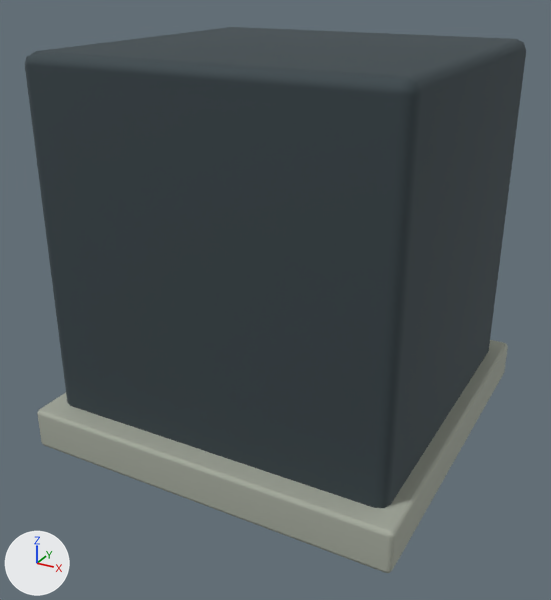
The glTF model godot/campaign/art/structures/gate-base-0.glb as it was, and as the next commit left it.
The view is the same before and after, from a 50 mm camera at (0.87, -1.674, 1.162) aimed at (-0.011, -0.073, 0.361). Lighting does not change. The marker at lower left points along +X, +Y and +Z. The first picture is the older version. Where no turn or scale is listed for an object, it has been applied to the vertices. Vertices at exactly the same position are counted once.

Objects in the first picture: 'gate_0', 'gate_1'.
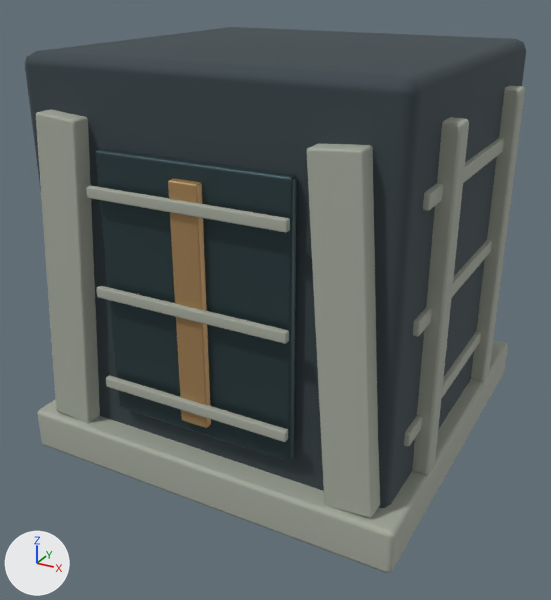
Location of each change, (x1, y1, x2, y2) in pixels of the pictures (551 x 600 px):
'gate_1', reshaped: before (37, 340, 508, 573); after (36, 85, 525, 573)
'gate_2', reshaped (not visible before): after (95, 149, 297, 461)
'gate_3', reshaped (not visible before): after (168, 178, 211, 428)
part 1 of me_cube_001, added: after (36, 109, 100, 423)
part 2 of me_cube_001, added: after (307, 143, 380, 518)
part 3 of me_cube_001, added: after (106, 376, 288, 442)
part 4 of me_cube_001, added: after (97, 286, 289, 344)
part 5 of me_cube_001, added: after (86, 186, 290, 233)
part 6 of me_cube_001, added: after (404, 85, 525, 475)

The change in detail:
me_cube_001 is used by ob_gate_1; location (0.0, 0.0, 0.0).
me_cube_001 had 336 vertices, 648 faces and spanned x -0.49..0.49, y -0.49..0.49, z 0.0..0.874.
me_cube_001 now has 1176 vertices, 2268 faces and spans x -0.49..0.49, y -0.49..0.49, z 0.0..0.895.
me_cube_001 part 1: the loose piece of 56 vertices spanning x -0.434..-0.269, y 0.413..0.473, z 0.106..0.874 is copied, and the copy is moved by (0.0, -0.886, 0.0); it spans x -0.434..-0.269, y -0.473..-0.413, z 0.106..0.874.
me_cube_001 part 2: the loose piece of 56 vertices spanning x 0.269..0.434, y 0.413..0.473, z 0.106..0.874 is copied, and the copy is moved by (0.0, -0.886, 0.0); it spans x 0.269..0.434, y -0.473..-0.413, z 0.106..0.874.
me_cube_001 part 3: the loose piece of 56 vertices spanning x -0.24..0.24, y 0.472..0.488, z 0.248..0.273 is copied, and the copy is moved by (0.0, -0.96, 0.0); it spans x -0.24..0.24, y -0.488..-0.472, z 0.247..0.272.
me_cube_001 part 4: the loose piece of 56 vertices spanning x -0.24..0.24, y 0.472..0.488, z 0.478..0.503 is copied, and the copy is moved by (0.0, -0.96, 0.0); it spans x -0.24..0.24, y -0.488..-0.472, z 0.478..0.502.
me_cube_001 part 5: the loose piece of 56 vertices spanning x -0.24..0.24, y 0.472..0.488, z 0.708..0.733 is copied, and the copy is moved by (0.0, -0.96, 0.0); it spans x -0.24..0.24, y -0.488..-0.472, z 0.708..0.733.
me_cube_001 part 6: 280 vertices added at x 0.417..0.487, y -0.345..0.345, z 0.105..0.895.
Other edits to the shape of me_cube_001 do not show in these pictures.
me_cube_004 is used by ob_gate_2; location (0.0, 0.0, 0.0).
me_cube_004 had 56 vertices, 108 faces and spanned x -0.235..0.235, y 0.432..0.458, z 0.175..0.805.
me_cube_004 now has 112 vertices, 216 faces and spans x -0.235..0.235, y -0.458..0.458, z 0.175..0.805.
me_cube_004 part 7: the loose piece of 56 vertices spanning x -0.235..0.235, y 0.432..0.458, z 0.175..0.805 is copied, and the copy is moved by (0.0, -0.89, 0.0); it spans x -0.235..0.235, y -0.458..-0.432, z 0.175..0.805.
me_cube_005 is used by ob_gate_3; location (0.0, 0.0, 0.0).
me_cube_005 had 56 vertices, 108 faces and spanned x -0.035..0.035, y 0.454..0.476, z 0.21..0.77.
me_cube_005 now has 112 vertices, 216 faces and spans x -0.035..0.035, y -0.476..0.476, z 0.21..0.77.
me_cube_005 part 8: the loose piece of 56 vertices spanning x -0.035..0.035, y 0.454..0.476, z 0.21..0.77 is copied, and the copy is moved by (0.0, -0.93, 0.0); it spans x -0.035..0.035, y -0.476..-0.454, z 0.21..0.77.
